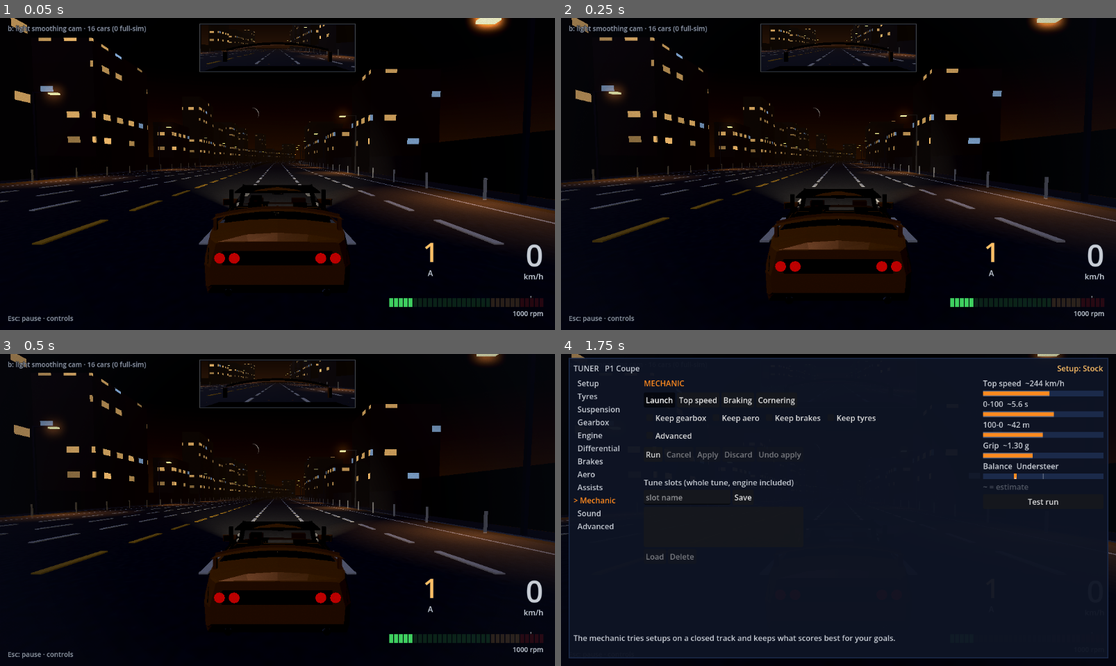
Above: before the commit, frames 1-4 (two rows, left to right).
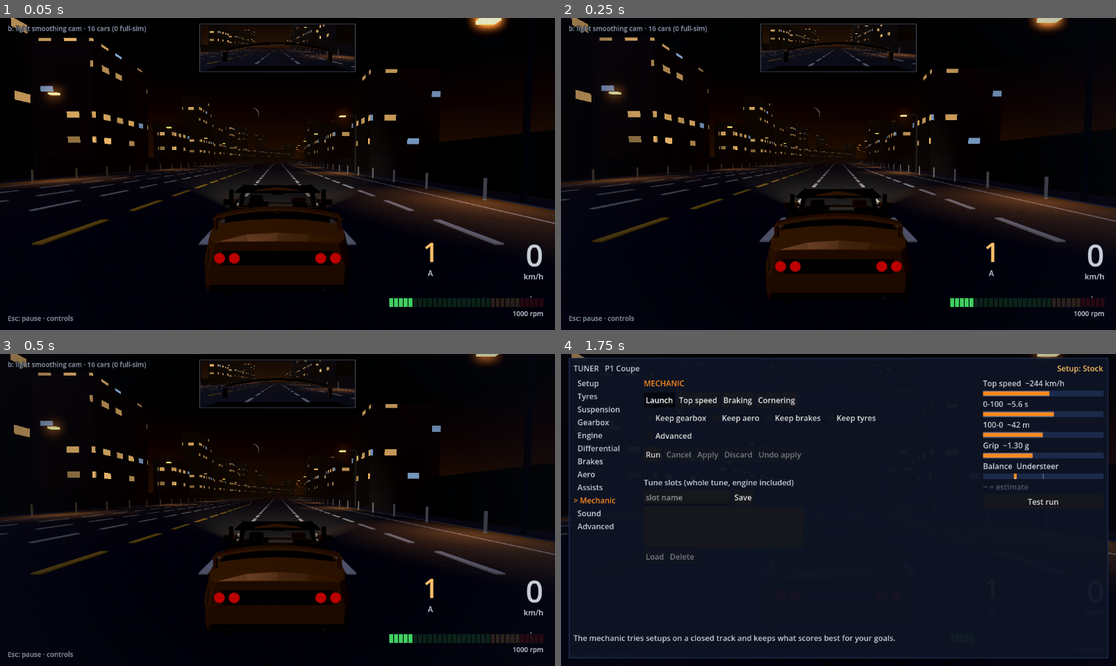
Above: after the commit, the same moments.

Repository: SmurfyHehe/neon-overdrive
Game: Godot game, scene res://Game.tscn
Two runs of this game, one before a commit and one after it. Both use one fixed random seed, a clock stepped at 60 frames per second and the inputs below.
Inputs (mouse positions are in pixels of both pictures, inside the frame that each line leads up to):
- Up to frame 1 (0.05 s): no input
- Up to frame 2 (0.25 s): no input
- Up to frame 3 (0.5 s): no input
- Up to frame 4 (1.75 s): tap Enter at 0.5 s; move the mouse to (960, 494) at 0.52 s; hold D (steer_right) 0.53-1.25 s; tap Y (autotune_panel) at 0.6 s; click (960, 494) at 0.67 s; click "Launch" at 1.25 s

The runs differ from the first frame. In frame 1, 0.3% of the frame differs, in the area x 0-100%, y 0-88%; in frame 2, 0.3%; in frame 3, 0.3%; in frame 4, less than 0.1%.

Commit message:
Graphics settings: Low/Medium/High presets, edge smoothing, resolution scale
New Graphics page in the pause menu (GraphicsSettings, saved under
[graphics]). Presets picked from measured cost on the Iris Xe at 1080p:
MSAA 2x is ~free so it is on in every preset; FXAA (+1.3 ms) is in none.
Low also draws the 3D view at 75% (-1.7 ms). tests/graphics_perf.gd
measures each setting; tests/graphics_settings.gd checks the logic.

Co-Authored-By: Claude Opus 5.5 (1M context) <noreply@anthropic.com>

Diff:
--- a/scripts/game.gd
+++ b/scripts/game.gd
@@ -65,6 +65,7 @@
 	TrafficSettings.load_settings()
 	FxSettings.load_settings()   # cockpit mirrors on/off and quality ([fx] in settings.cfg)
 	ViewSettings.load_settings()
+	GraphicsSettings.load_settings()   # preset, edge smoothing, render scale ([graphics])
 	# NEON_TRAFFIC=<n> overrides the saved car count, like NEON_TICKS/NEON_MUTE:
 	# tests/run_tests.bat sets 0 so the older drive-bot tests, which steer
 	# across lanes blind, do not hit traffic (tests/traffic_*.gd clear it).
@@ -91,6 +92,7 @@
 	add_child(fx)
 	_setup_hud()
 	_setup_game_state()
+	GraphicsSettings.apply(get_tree())
 	if benchmark:
 		add_child(Benchmark.new())
 
--- /dev/null
+++ b/scripts/graphics_settings.gd
@@ -0,0 +1,125 @@
+class_name GraphicsSettings
+extends RefCounted
+
+# Graphics settings (polish pass, 2026-10-08): a Low / Medium / High preset
+# plus each setting on its own, saved under [graphics] in the same
+# user://settings.cfg the other settings use. Picking a preset sets every
+# value; changing one value by hand makes the preset "custom".
+#
+# apply(tree) pushes the values to the running game: the root viewport (edge
+# smoothing, render scale) and every node in GROUP, which gets
+# apply_graphics() called on it, so each effect owns how it switches.
+#
+# Edge smoothing on the Mobile renderer: MSAA (smooths geometry edges, the
+# road lines and car silhouettes) and FXAA (a cheap screen blur on edges, also
+# catches thin emissive lines MSAA misses). TAA and SMAA are Forward+ only.
+# Render scale below 1 draws the 3D view at fewer pixels and stretches it back
+# up (bilinear: FSR 1 is Forward+ only, Godot warns and ignores it on Mobile);
+# the HUD is drawn after, so it stays sharp.
+#
+# NEON_GFX=<low|medium|high> forces a preset for one run (benchmarks, tests);
+# it does not touch the file.
+
+const PRESETS := ["low", "medium", "high"]
+const PRESET_DEFAULT := "medium"
+
+## Edge smoothing modes, in menu order.
+const AA_MODES := ["off", "fxaa", "msaa2", "msaa2_fxaa", "msaa4"]
+const AA_NAMES := ["Off", "FXAA", "MSAA 2x", "MSAA 2x + FXAA", "MSAA 4x"]
+
+const SCALE_MIN := 0.5
+const SCALE_MAX := 1.0
+
+## Every value per preset. Measured on the i5-1235U (Iris Xe, 1920x1080,
+## tests/graphics_perf.gd, GPU median vs no smoothing): MSAA 2x ~0 ms, FXAA
+## +1.3 ms, MSAA 4x +1.9 ms, MSAA 2x + FXAA +2.3 ms, 75% scale -1.7 ms. So
+## MSAA 2x is the free default and FXAA is not in any preset.
+const PRESET_VALUES := {
+	"low": {"aa": "msaa2", "render_scale": 0.75},
+	"medium": {"aa": "msaa2", "render_scale": 1.0},
+	"high": {"aa": "msaa4", "render_scale": 1.0},
+}
+
+## Nodes that switch with these settings join this group and implement
+## apply_graphics().
+const GROUP := "graphics_settings"
+
+static var preset := PRESET_DEFAULT  # one of PRESETS, or "custom"
+static var aa := "msaa2"
+static var render_scale := 1.0
+
+static func set_preset(p: String) -> void:
+	if not PRESET_VALUES.has(p):
+		return
+	preset = p
+	var v: Dictionary = PRESET_VALUES[p]
+	aa = v.aa
+	render_scale = v.render_scale
+
+static func set_aa(mode: String) -> void:
+	if mode in AA_MODES:
+		aa = mode
+		_mark_custom()
+
+static func set_render_scale(s: float) -> void:
+	render_scale = clampf(s, SCALE_MIN, SCALE_MAX) if is_finite(s) else 1.0  # clampf passes NaN through
+	_mark_custom()
+
+## After a hand change: still the named preset if every value matches it.
+static func _mark_custom() -> void:
+	for p in PRESETS:
+		var v: Dictionary = PRESET_VALUES[p]
+		if v.aa == aa and is_equal_approx(v.render_scale, render_scale):
+			preset = p
+			return
+	preset = "custom"
+
+## Pushes the values to the viewport and every GROUP node.
+static func apply(tree: SceneTree) -> void:
+	apply_viewport(tree.root)
+	tree.call_group(GROUP, "apply_graphics")
+
+static func apply_viewport(vp: Viewport) -> void:
+	match aa:
+		"off":
+			vp.msaa_3d = Viewport.MSAA_DISABLED
+			vp.screen_space_aa = Viewport.SCREEN_SPACE_AA_DISABLED
+		"fxaa":
+			vp.msaa_3d = Viewport.MSAA_DISABLED
+			vp.screen_space_aa = Viewport.SCREEN_SPACE_AA_FXAA
+		"msaa2":
+			vp.msaa_3d = Viewport.MSAA_2X
+			vp.screen_space_aa = Viewport.SCREEN_SPACE_AA_DISABLED
+		"msaa2_fxaa":
+			vp.msaa_3d = Viewport.MSAA_2X
+			vp.screen_space_aa = Viewport.SCREEN_SPACE_AA_FXAA
+		"msaa4":
+			vp.msaa_3d = Viewport.MSAA_4X
+			vp.screen_space_aa = Viewport.SCREEN_SPACE_AA_DISABLED
+	vp.scaling_3d_mode = Viewport.SCALING_3D_MODE_BILINEAR
+	vp.scaling_3d_scale = render_scale
+
+## Reads the file (missing or damaged means the default preset), then NEON_GFX.
+static func load_settings() -> void:
+	set_preset(PRESET_DEFAULT)
+	var cfg := ConfigFile.new()
+	if cfg.load(AudioSettings.path) == OK:
+		var p := str(cfg.get_value("graphics", "preset", PRESET_DEFAULT))
+		if PRESET_VALUES.has(p):
+			set_preset(p)
+		else:
+			# "custom" (or damaged): read each value, keep the default for a bad one.
+			set_aa(str(cfg.get_value("graphics", "aa", aa)))
+			set_render_scale(float(cfg.get_value("graphics", "render_scale", render_scale)))
+	var forced := OS.get_environment("NEON_GFX")
+	if PRESET_VALUES.has(forced):
+		set_preset(forced)
+
+## Rewrites only the [graphics] section; the other sections stay.
+static func save_settings() -> bool:
+	var cfg := ConfigFile.new()
+	cfg.load(AudioSettings.path)
+	cfg.set_value("graphics", "preset", preset)
+	cfg.set_value("graphics", "aa", aa)
+	cfg.set_value("graphics", "render_scale", render_scale)
+	return cfg.save(AudioSettings.path) == OK
--- a/scripts/pause_menu.gd
+++ b/scripts/pause_menu.gd
@@ -35,6 +35,13 @@
 var controls_page: VBoxContainer
 var controls_scroll: ScrollContainer
 var controls_back_button: Button
+var graphics_page: VBoxContainer
+var graphics_back_button: Button
+var gfx_preset: OptionButton
+var gfx_aa: OptionButton
+var gfx_scale: HSlider
+var gfx_scale_label: Label
+var _gfx_refreshing := false
 
 func _init(state: GameState) -> void:
 	game_state = state
@@ -121,12 +128,14 @@
 			ViewSettings.save_settings())
 
 	resume_button = _add_button(box, "Resume", game_state.resume)
+	_add_button(box, "Graphics", show_graphics)
 	_add_button(box, "Controls", show_controls)
 	_add_button(box, "Service car (reset wear)", _service_car)
 	_add_button(box, "Restart", game_state.restart)
 	_add_button(box, "Quit", game_state.quit)
 
 	_build_controls_page(center)
+	_build_graphics_page(center)
 	game_state.state_changed.connect(_on_state_changed)
 
 ## Resets temperatures, tyre, clutch and brake wear (the garage will own this later).
@@ -166,10 +175,77 @@
 	if visible:
 		show_main()  # always reopen on the main page
 
+# ---------- Graphics page (polish pass, 2026-10-08) ----------
+# A preset picker plus each setting on its own (GraphicsSettings). Every change
+# applies at once and is saved; changing one setting makes the preset "Custom".
+func show_graphics() -> void:
+	_refresh_graphics()
+	main_page.visible = false
+	controls_page.visible = false
+	graphics_page.visible = true
+	gfx_preset.grab_focus()
+
+func _build_graphics_page(center: CenterContainer) -> void:
+	graphics_page = VBoxContainer.new()
+	graphics_page.add_theme_constant_override("separation", 8)
+	graphics_page.visible = false
+	center.add_child(graphics_page)
+	var title := Label.new()
+	title.text = "GRAPHICS"
+	title.horizontal_alignment = HORIZONTAL_ALIGNMENT_CENTER
+	graphics_page.add_child(title)
+	gfx_preset = _add_option(graphics_page, "Preset", ["Low", "Medium", "High", "Custom"], func(i: int) -> void:
+		if i < GraphicsSettings.PRESETS.size():
+			GraphicsSettings.set_preset(GraphicsSettings.PRESETS[i])
+		_graphics_changed())
+	gfx_aa = _add_option(graphics_page, "Edge smoothing", GraphicsSettings.AA_NAMES, func(i: int) -> void:
+		GraphicsSettings.set_aa(GraphicsSettings.AA_MODES[i])
+		_graphics_changed())
+	gfx_scale = _add_slider(graphics_page, "Resolution", GraphicsSettings.SCALE_MIN, GraphicsSettings.SCALE_MAX, 0.05, GraphicsSettings.render_scale,
+		func(v: float) -> void:
+			GraphicsSettings.set_render_scale(v)
+			_graphics_changed())
+	gfx_scale_label = Label.new()
+	gfx_scale.get_parent().add_child(gfx_scale_label)
+	graphics_back_button = _add_button(graphics_page, "Back", show_main)
+
+func _add_option(parent: Control, text: String, items: Array, on_select: Callable) -> OptionButton:
+	var row := HBoxContainer.new()
+	parent.add_child(row)
+	var name_label := Label.new()
+	name_label.text = text
+	name_label.custom_minimum_size = Vector2(140, 0)
+	row.add_child(name_label)
+	var o := OptionButton.new()
+	for item in items:
+		o.add_item(item)
+	o.custom_minimum_size = Vector2(180, 0)
+	o.item_selected.connect(on_select)
+	row.add_child(o)
+	return o
+
+func _graphics_changed() -> void:
+	if _gfx_refreshing:
+		return
+	GraphicsSettings.apply(get_tree())
+	GraphicsSettings.save_settings()
+	_refresh_graphics()
+
+## Shows the current values; the guard stops the widgets' own signals re-applying them.
+func _refresh_graphics() -> void:
+	_gfx_refreshing = true
+	var idx := GraphicsSettings.PRESETS.find(GraphicsSettings.preset)
+	gfx_preset.select(idx if idx >= 0 else GraphicsSettings.PRESETS.size())
+	gfx_aa.select(maxi(GraphicsSettings.AA_MODES.find(GraphicsSettings.aa), 0))
+	gfx_scale.value = GraphicsSettings.render_scale
+	gfx_scale_label.text = "%d%%" % roundi(GraphicsSettings.render_scale * 100.0)
+	_gfx_refreshing = false
+
 # ---------- Controls page ----------
 func show_controls() -> void:
 	_refresh_controls()
 	main_page.visible = false
+	graphics_page.visible = false
 	controls_page.visible = true
 	# Cap the list to the window so it scrolls instead of running off-screen.
 	controls_scroll.custom_minimum_size = Vector2(640, maxf(get_viewport().get_visible_rect().size.y * 0.7, 160.0))
@@ -178,6 +254,7 @@
 func show_main() -> void:
 	main_page.visible = true
 	controls_page.visible = false
+	graphics_page.visible = false
 	resume_button.grab_focus()  # keyboard/controller can navigate the menu
 
 func _build_controls_page(center: CenterContainer) -> void:
--- /dev/null
+++ b/tests/graphics_perf.gd
@@ -0,0 +1,112 @@
+extends SceneTree
+
+# Graphics cost (polish pass, 2026-10-08): GPU frame time of each graphics
+# setting and preset, on the real renderer. Boots Game.tscn with 20 traffic
+# cars, the car parked in its lane looking down the road, V-Sync off, and
+# alternates short blocks between the setups so slow drift (heat, clocks) hits
+# all of them equally. Reports the median GPU time per setup and its delta to
+# "base" (everything this pass adds switched off, no edge smoothing, full res).
+# Reports, does not assert: the numbers are machine-dependent.
+#
+# GFX_RES=<w>x<h> sets the window (default 1920x1080, the laptop's screen).
+# GFX_SETUPS=a,b,c measures only those setups. GFX_SHOT_DIR=<dir> saves one
+# frame per setup there.
+# Run (real renderer; a window opens for ~1-2 min):
+#   Godot_v4.7.2-stable_win64_console.exe --path . --audio-driver Dummy -s res://tests/graphics_perf.gd
+
+const Harness := preload("res://tests/traffic_harness.gd")
+const BLOCKS := 8        # per setup
+const BLOCK_FRAMES := 40
+const SKIP := 10         # frames dropped after each switch
+
+## Each setup: GraphicsSettings values on top of BASE. Presets take PRESET_VALUES.
+const BASE := {"aa": "off", "render_scale": 1.0}
+const SETUPS := {
+	"base": {},
+	"fxaa": {"aa": "fxaa"},
+	"msaa2": {"aa": "msaa2"},
+	"msaa2_fxaa": {"aa": "msaa2_fxaa"},
+	"msaa4": {"aa": "msaa4"},
+	"scale75": {"render_scale": 0.75},
+	"low": "low",
+	"medium": "medium",
+	"high": "high",
+}
+
+var game: Node
+var names: Array = []
+var vp: RID
+var frame := 0
+var block := 0
+var in_block := 0
+var times := {}
+var cpu := {}
+var shots := {}
+
+func _initialize() -> void:
+	var only := OS.get_environment("GFX_SETUPS")
+	for k in SETUPS:
+		if only == "" or k in only.split(","):
+			names.append(k)
+			times[k] = PackedFloat64Array()
+			cpu[k] = PackedFloat64Array()
+	game = Harness.boot(self, 20, 300.0, 7)
+	DisplayServer.window_set_vsync_mode(DisplayServer.VSYNC_DISABLED)
+	var res := OS.get_environment("GFX_RES")
+	var size := Vector2i(1920, 1080)
+	if res.contains("x"):
+		size = Vector2i(int(res.get_slice("x", 0)), int(res.get_slice("x", 1)))
+	DisplayServer.window_set_size(size)
+	DisplayServer.window_set_position(Vector2i.ZERO)
+
+func _apply(setup: String) -> void:
+	var s: Variant = SETUPS[setup]
+	if s is String:
+		GraphicsSettings.set_preset(s)
+	else:
+		var v := BASE.duplicate()
+		v.merge(s, true)
+		GraphicsSettings.aa = v.aa
+		GraphicsSettings.render_scale = v.render_scale
+	GraphicsSettings.apply(self)
+
+func _process(_delta: float) -> bool:
+	frame += 1
+	if frame < 120:
+		return false
+	if frame == 120:
+		vp = root.get_viewport_rid()
+		RenderingServer.viewport_set_measure_render_time(vp, true)
+		print("window %s" % [DisplayServer.window_get_size()])
+		_apply(names[0])
+		return false
+	var setup: String = names[block % names.size()]
+	in_block += 1
+	if in_block > SKIP:
+		times[setup].append(RenderingServer.viewport_get_measured_render_time_gpu(vp))
+		cpu[setup].append(Performance.get_monitor(Performance.TIME_PROCESS) * 1000.0)
+	if in_block == SKIP + 1 and not shots.has(setup):
+		shots[setup] = true
+		var dir := OS.get_environment("GFX_SHOT_DIR")
+		if dir != "":
+			root.get_texture().get_image().save_png(dir.path_join("gfx_%s.png" % setup))
+	if in_block >= BLOCK_FRAMES:
+		in_block = 0
+		block += 1
+		if block >= BLOCKS * names.size():
+			_report()
+			quit(0)
+			return true
+		_apply(names[block % names.size()])
+	return false
+
+static func _median(a: PackedFloat64Array) -> float:
+	var s := a.duplicate()
+	s.sort()
+	return s[s.size() / 2]
+
+func _report() -> void:
+	var base := _median(times[names[0]])
+	for k in names:
+		var m := _median(times[k])
+		print("%-12s GPU median %6.3f ms  %+6.3f vs %s  CPU frame %6.2f ms  (n=%d)" % [k, m, m - base, names[0], _median(cpu[k]), times[k].size()])
--- /dev/null
+++ b/tests/graphics_settings.gd
@@ -0,0 +1,122 @@
+extends SceneTree
+
+# Graphics settings (polish pass, 2026-10-08), headless and silent. Checks
+# - each preset sets its values; a hand change to a value makes the preset
+#   "custom", and changing it back to the preset's value names the preset again
+# - render scale clamps, and NaN falls back to 1
+# - save/load round-trips a preset and a custom set; a damaged file falls back
+#   to the default preset
+# - the real Game.tscn boots with the settings applied to the root viewport,
+#   the pause menu's Graphics page exists, and picking a preset there applies it
+# - nothing logs an error the whole time
+# Exit code 1 on failure. Run:
+#   Godot_v4.7.2-stable_win64_console.exe --headless --audio-driver Dummy --path . -s res://tests/graphics_settings.gd
+
+const Harness := preload("res://tests/traffic_harness.gd")
+
+class ErrorCounter extends Logger:
+	var errors: Array[String] = []
+	var _lock := Mutex.new()
+
+	func _log_error(function: String, file: String, line: int, code: String, rationale: String,
+			_editor_notify: bool, error_type: int, _script_backtraces: Array[ScriptBacktrace]) -> void:
+		if error_type == ERROR_TYPE_WARNING:
+			return
+		_lock.lock()
+		errors.append("%s (%s:%d in %s)" % [rationale if rationale != "" else code, file, line, function])
+		_lock.unlock()
+
+	func _log_message(_message: String, _error: bool) -> void:
+		pass
+
+var logger := ErrorCounter.new()
+var failures: Array[String] = []
+var game: Node
+var frame := 0
+
+func _check(ok: bool, what: String) -> void:
+	if not ok:
+		failures.append(what)
+
+func _initialize() -> void:
+	OS.add_logger(logger)
+	_unit_checks()
+	game = Harness.boot(self, 0, 300.0, 3)
+
+func _unit_checks() -> void:
+	AudioSettings.path = "user://graphics_test_settings.cfg"
+	DirAccess.remove_absolute(ProjectSettings.globalize_path(AudioSettings.path))
+	for p in GraphicsSettings.PRESETS:
+		GraphicsSettings.set_preset(p)
+		var v: Dictionary = GraphicsSettings.PRESET_VALUES[p]
+		_check(GraphicsSettings.preset == p and GraphicsSettings.aa == v.aa and is_equal_approx(GraphicsSettings.render_scale, v.render_scale), "preset %s sets its values" % p)
+	GraphicsSettings.set_preset("high")
+	GraphicsSettings.set_aa("off")
+	_check(GraphicsSettings.preset == "custom", "a hand change makes the preset custom")
+	GraphicsSettings.set_aa(GraphicsSettings.PRESET_VALUES.high.aa)
+	_check(GraphicsSettings.preset == "high", "changing back names the preset again")
+	GraphicsSettings.set_render_scale(0.1)
+	_check(is_equal_approx(GraphicsSettings.render_scale, GraphicsSettings.SCALE_MIN), "render scale clamps low")
+	GraphicsSettings.set_render_scale(NAN)
+	_check(is_equal_approx(GraphicsSettings.render_scale, 1.0), "NaN render scale falls back to 1")
+	GraphicsSettings.set_aa("bogus")
+	_check(GraphicsSettings.aa in GraphicsSettings.AA_MODES, "an unknown AA mode is ignored")
+
+	# Round trip: a preset, then a custom set.
+	GraphicsSettings.set_preset("low")
+	_check(GraphicsSettings.save_settings(), "save works")
+	GraphicsSettings.set_preset("high")
+	GraphicsSettings.load_settings()
+	_check(GraphicsSettings.preset == "low" and GraphicsSettings.aa == GraphicsSettings.PRESET_VALUES.low.aa, "a saved preset loads back")
+	GraphicsSettings.set_preset("medium")
+	GraphicsSettings.set_aa("msaa4")
+	GraphicsSettings.set_render_scale(0.65)
+	GraphicsSettings.save_settings()
+	GraphicsSettings.set_preset("low")
+	GraphicsSettings.load_settings()
+	_check(GraphicsSettings.preset == "custom" and GraphicsSettings.aa == "msaa4" and is_equal_approx(GraphicsSettings.render_scale, 0.65), "a custom set loads back")
+
+	# Damaged file: the default preset.
+	var f := FileAccess.open(AudioSettings.path, FileAccess.WRITE)
+	f.store_string("[graphics]\npreset=\"nonsense\"\naa=12\nrender_scale=\"x\"\n")
+	f.close()
+	GraphicsSettings.load_settings()
+	_check(GraphicsSettings.aa in GraphicsSettings.AA_MODES and GraphicsSettings.render_scale >= GraphicsSettings.SCALE_MIN, "a damaged file still gives valid values")
+	DirAccess.remove_absolute(ProjectSettings.globalize_path(AudioSettings.path))
+	GraphicsSettings.set_preset(GraphicsSettings.PRESET_DEFAULT)
+
+func _process(_delta: float) -> bool:
+	frame += 1
+	if frame == 30:
+		var vp := root
+		var v: Dictionary = GraphicsSettings.PRESET_VALUES[GraphicsSettings.preset]
+		_check(is_equal_approx(vp.scaling_3d_scale, v.render_scale), "the game applies the render scale at boot")
+		var menu: PauseMenu = null
+		for n in game.get_children():
+			if n is PauseMenu:
+				menu = n
+		_check(menu != null and menu.graphics_page != null, "the pause menu has a Graphics page")
+		if menu != null:
+			menu.show_graphics()
+			_check(menu.graphics_page.visible and not menu.main_page.visible, "the Graphics page opens")
+			menu.gfx_preset.select(2)
+			menu.gfx_preset.item_selected.emit(2)  # High
+			_check(GraphicsSettings.preset == "high" and vp.msaa_3d == Viewport.MSAA_4X, "picking High in the menu applies MSAA 4x")
+			menu.gfx_preset.item_selected.emit(0)  # Low
+			_check(vp.scaling_3d_scale < 1.0 and vp.msaa_3d == Viewport.MSAA_2X, "picking Low applies its scale and MSAA 2x")
+			menu.gfx_aa.item_selected.emit(0)
+			_check(GraphicsSettings.preset == "custom" and menu.gfx_preset.selected == 3, "a hand change shows Custom")
+			menu.show_main()
+	if frame == 40:
+		for e in logger.errors:
+			failures.append("logged error: " + e)
+		DirAccess.remove_absolute(ProjectSettings.globalize_path(AudioSettings.path))
+		if failures.is_empty():
+			print("PASS graphics_settings")
+			quit(0)
+		else:
+			for f in failures:
+				print("FAIL ", f)
+			quit(1)
+		return true
+	return false
Not shown, added: scripts/graphics_settings.gd.uid
Not shown, added: tests/graphics_settings.gd.uid
Not shown, changed: tests/run_tests.bat
